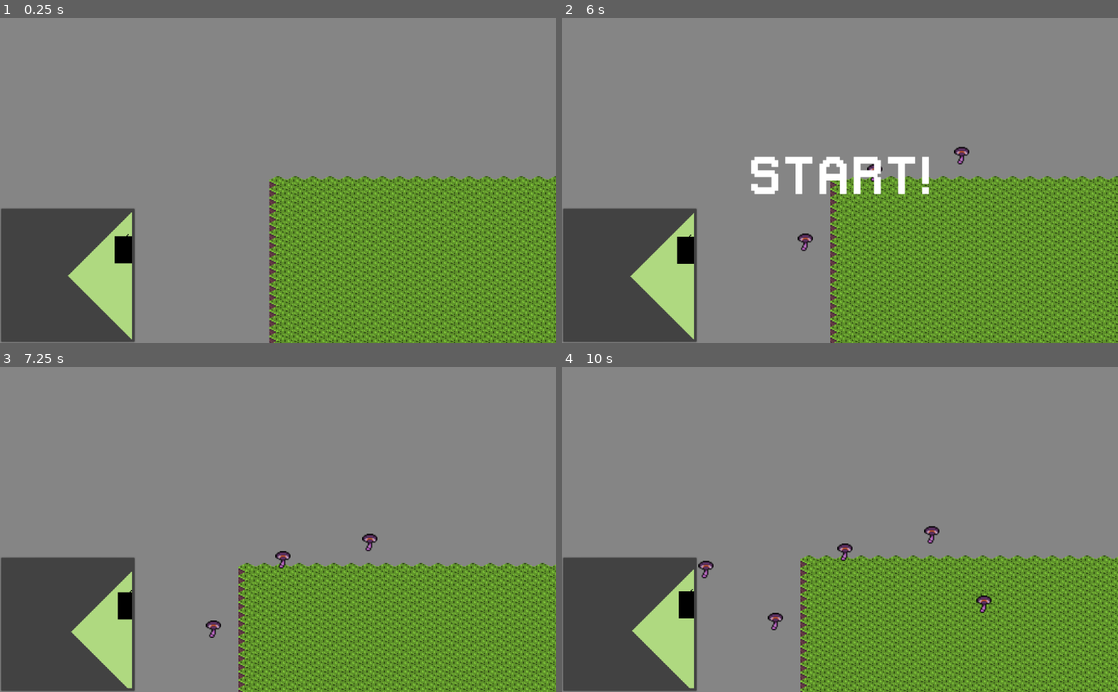
Above: before the commit, frames 1-4 (two rows, left to right).
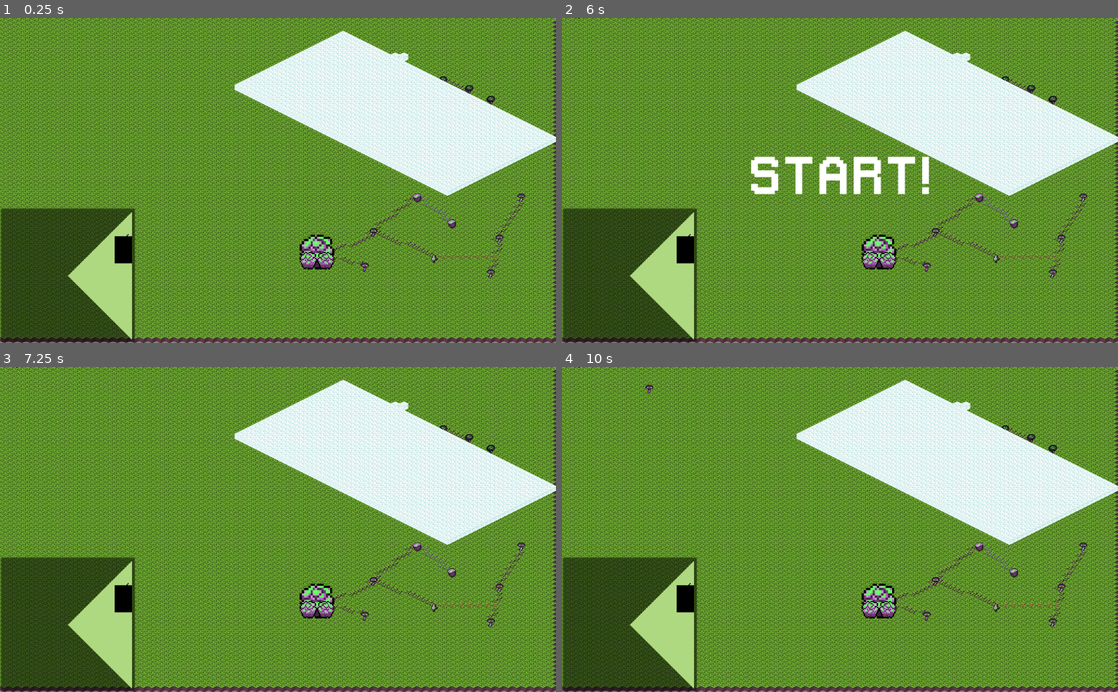
Above: after the commit, the same moments.

Repository: Ducklings-Studio/GGJ-2023
Game: Godot game, scene res://Scenes/Chill_Beach.tscn
The game is run twice, just before and just after one commit, with the same random seed, the same clock (stepped at 60 frames per second) and the same inputs. This scene is started directly instead of the project's main scene.
Inputs (mouse positions are in pixels of both pictures, inside the frame that each line leads up to):
- Up to frame 1 (0.25 s): no input
- Up to frame 2 (6 s): tap Enter at 0.5, 2.75, 4.25 s; move the mouse to (962, 164) at 0.52 s; hold Right (ui_right) 0.53-1.28 s; hold Ctrl 0.53-1.28 s; click (962, 164) at 0.67 s; tap Space at 1.25, 3.5, 5.75 s; move the mouse to (728, 196) at 1.27 s; hold Down (ui_down) 1.28-2.03 s; tap Ctrl every 1.5 s from 1.35 to 5.85 s; move the mouse to (895, 109) at 2.02 s; hold Right (ui_right) 2.03-2.78 s; hold Ctrl 2.03-2.78 s; move the mouse to (812, 245) at 2.77 s; hold Up (ui_up) 2.78-3.53 s; click (812, 245) at 2.92 s; move the mouse to (1006, 229) at 3.52 s; hold Ctrl 3.53-4.28 s; hold Left (ui_left) 3.53-5.03 s; move the mouse to (673, 131) at 4.27 s; move the mouse to (867, 180) at 5.02 s; hold Down (ui_down) 5.03-5.78 s; hold Ctrl 5.03-5.78 s; click (867, 180) at 5.17 s; move the mouse to (756, 99) at 5.77 s; hold Right (ui_right) from 5.78 s (still down)
- Up to frame 3 (7.25 s): move the mouse to (400, 513) at 6.52 s; release Right (ui_right) at 6.53 s; hold Up (ui_up) from 6.53 s (still down); hold Ctrl from 6.53 s (still down)
- Up to frame 4 (10 s): move the mouse to (728, 545) at 7.27 s; release Up (ui_up) at 7.28 s; release Ctrl at 7.28 s; hold Right (ui_right) 7.28-8.03 s; tap Ctrl at 7.35, 8.85 s; click (728, 545) at 7.42 s; move the mouse to (895, 458) at 8.02 s; hold Down (ui_down) 8.03-8.78 s; hold Ctrl 8.03-8.78 s; move the mouse to (812, 594) at 8.77 s; hold Left (ui_left) 8.78-9.53 s; move the mouse to (1006, 578) at 9.52 s; hold Up (ui_up) from 9.53 s (still down); hold Ctrl from 9.53 s (still down); click (1006, 578) at 9.67 s

The runs differ from the first frame. In frame 1, 84% of the frame differs, in the area x 0-100%, y 0-100%; in frame 2, 82%; in frame 3, 86%; in frame 4, 85%.

Commit message:
main music

Diff:
--- a/Scenes/Chill_Beach.tscn
+++ b/Scenes/Chill_Beach.tscn
@@ -333,7 +333,6 @@
 tile_data = PoolIntArray( -2490313, 0, 0, -2424778, 0, 0, -2359253, 0, 0, -2359252, 0, 0, -2359251, 0, 0, -2359250, 0,  …(19343 unchanged characters)…
 
 [node name="Camera2D" type="Camera2D" parent="."]
-current = true
 zoom = Vector2( 0.5, 0.5 )
 script = ExtResource( 5 )
 
--- a/Scenes/Game.tscn
+++ b/Scenes/Game.tscn
@@ -273,7 +273,7 @@
 [sub_resource type="Theme" id=6]
 default_font = SubResource( 7 )
 
-[node name="Node2D" type="Node2D"]
+[node name="Node2D2" type="Node2D"]
 script = ExtResource( 5 )
 
 [node name="floor" type="TileMap" parent="."]
--- a/Scenes/Settings.tscn
+++ b/Scenes/Settings.tscn
@@ -19,7 +19,7 @@
 bg_color = Color( 0, 0, 0, 0.392157 )
 
 [sub_resource type="StyleBoxFlat" id=4]
-bg_color = Color( 0, 0, 0, 0.392157 )
+bg_color = Color( 0, 0, 0, 0.588235 )
 
 [node name="Settings" type="Control"]
 anchor_right = 1.0
--- a/Scripts/Menu.gd
+++ b/Scripts/Menu.gd
@@ -6,7 +6,7 @@
 
 
 func _on_Play_pressed():
-	get_tree().change_scene("res://Scenes/Difficulty.tscn")
+	$Difficulty.set_visible(true)
 
 
 func _on_Settings_pressed():
